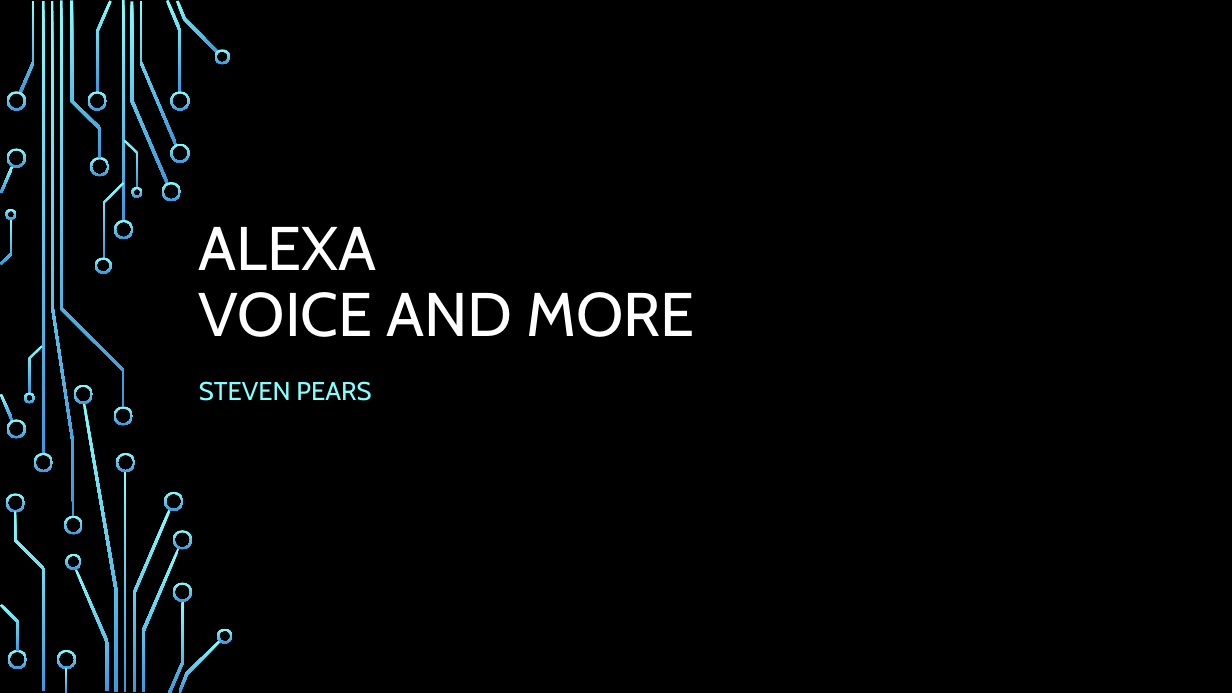
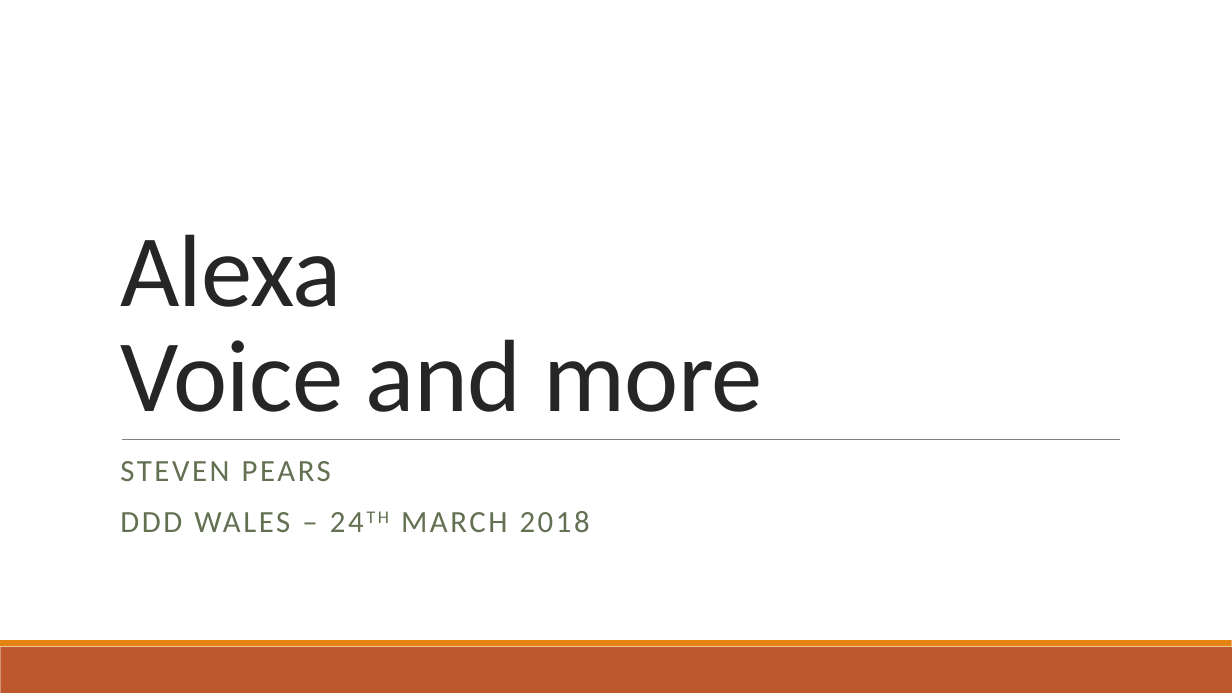
Before and after one commit to stoiveyp/DDDWales2018, a slide deck: slide 1 of Presentation/VoiceAndMore.pptx. Drawn at 1232x693 pixels with LibreOffice and Linux fonts; fonts in the diff are those of the drawing; background and template pictures are left out. Boxes give left, top, right and bottom in pixels: in the first picture for what was removed or moved away, otherwise in the second. Text is boxed around its words. In the diff, an @@ line names an element or a change of style, - is before the commit and + after.

```diff
--- a/Presentation/VoiceAndMore.pptx
+++ b/Presentation/VoiceAndMore.pptx
@@ background picture (left out) to #FFFFFF @@
@@ title at (120,234,763,412): text changed; size 48 to 80 pt; font Cabin to Calibri; text colour #FFFFFF to #262626 @@
-ALEXA
-VOICE AND MORE
+Alexa
+Voice and more
@@ line added from (122, 439) to (1120, 439), #808080 0.5 pt @@
@@ subtitle "STEVEN PEARS": place and size @@
-subtitle "STEVEN PEARS" at (199,381,371,401)
+subtitle "STEVEN PEARS" at (120,461,590,532)
@@ subtitle at (120,461,331,481): size 20 to 24 pt, font Cabin to Calibri, text colour #82FFFF to #637052, letter spacing 0 to 2 pt in "STEVEN PEARS"; line spacing 1.2 to 0.9; more space between paragraphs @@
@@ group removed at (0,0,233,693): 50 freeform shapes, 4 rectangles @@
@@ subtitle at (120,511,590,532): paragraph added @@
+DDD WALES – 24TH MARCH 2018
@@ rectangle added at (0,647,1232,693), fill #BD582C @@
@@ rectangle added at (0,640,1232,647), fill #E48312 @@
```
Also in this commit, not shown: 3 other slides changed, 27 slides added, 8 slides removed.
